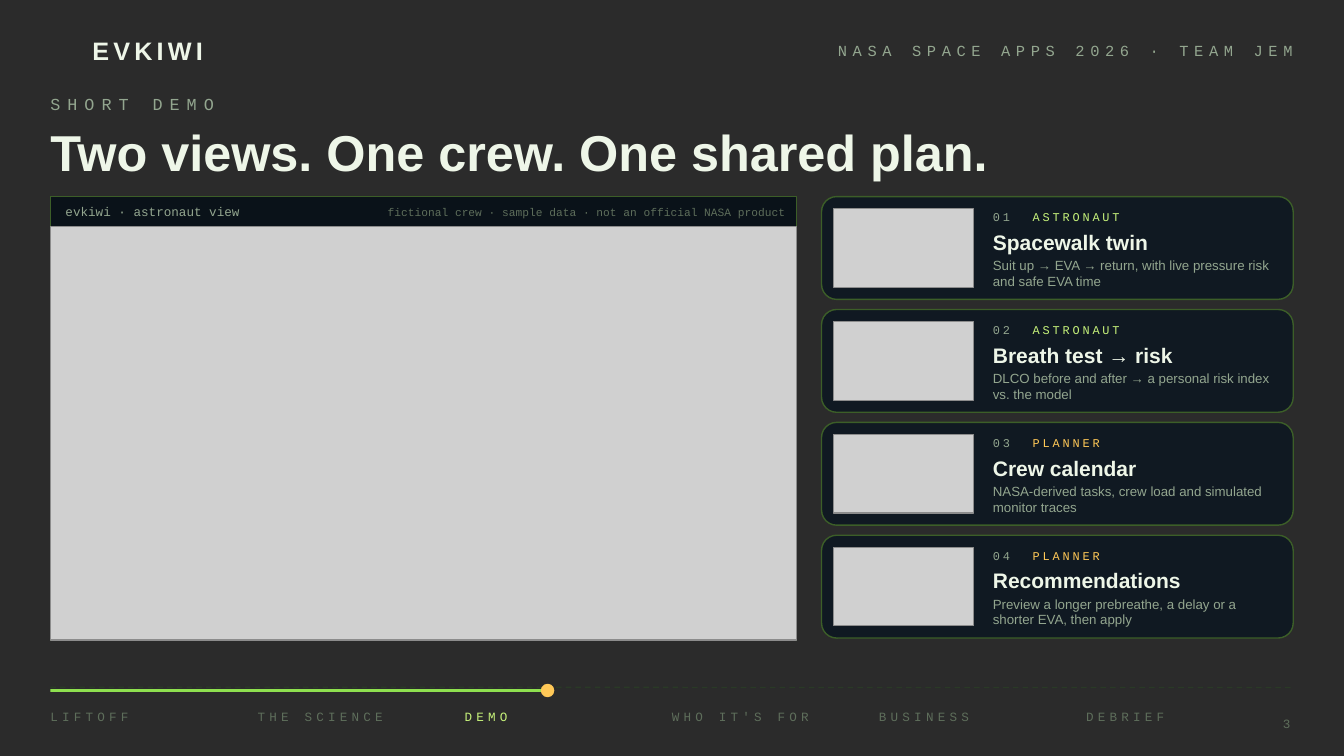
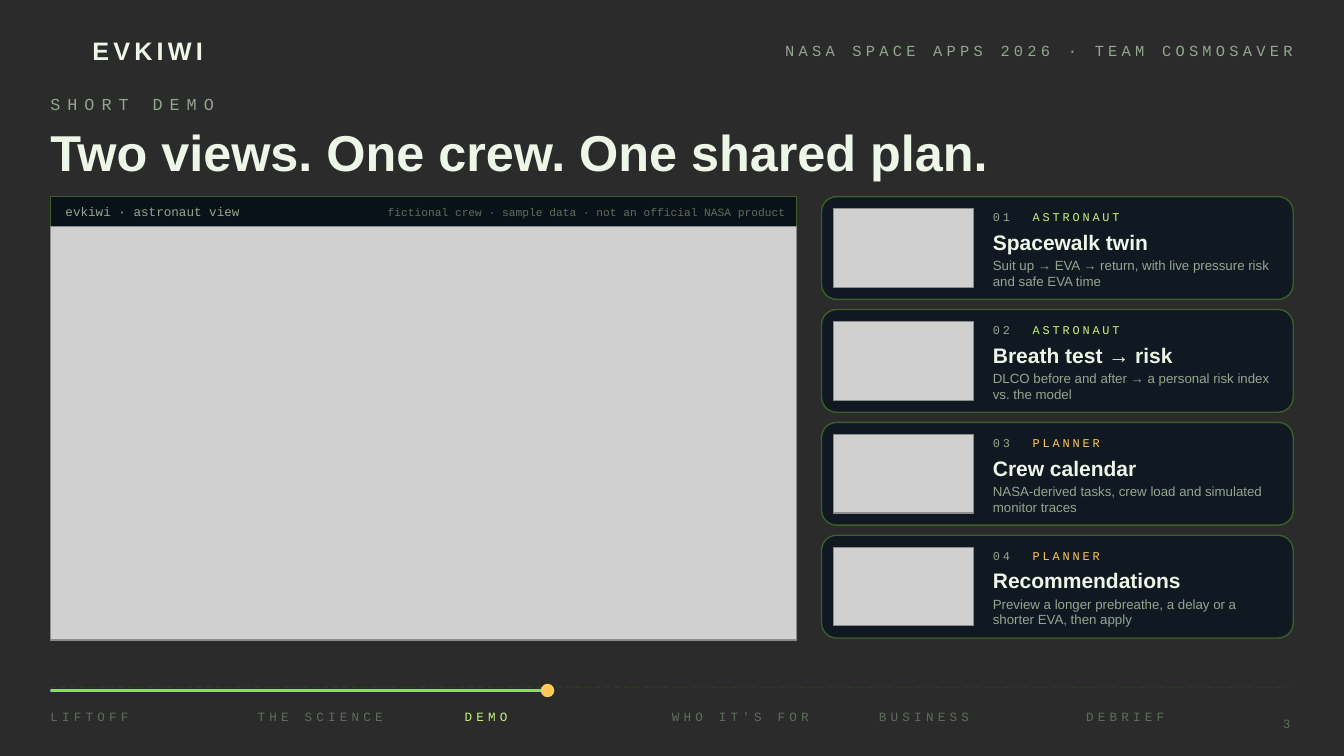
Before and after one commit to EdeTede/space_health_monitor, a slide deck: slide 3 of pitch/EVKIWI-pitch-deck.pptx. Drawn at 1344x756 pixels with LibreOffice and Linux fonts; fonts in the diff are those of the drawing; grey boxes stand for pictures; background and template pictures are left out; a plain dark background stands for a picture behind light text. Boxes give left, top, right and bottom in pixels: in the first picture for what was removed or moved away, otherwise in the second. Text is boxed around its words. In the diff, an @@ line names an element or a change of style, - is before the commit and + after.

Commit message:
Pitch deck: team name Cosmosaver

```diff
--- a/pitch/EVKIWI-pitch-deck.pptx
+++ b/pitch/EVKIWI-pitch-deck.pptx
@@ text at <box>785,46,1292,56</box>: text changed @@
-NASA SPACE APPS 2026 · TEAM JEM
+NASA SPACE APPS 2026 · TEAM COSMOSAVER
```
Also in this commit, not shown: 5 other slides changed, 8 other files.
